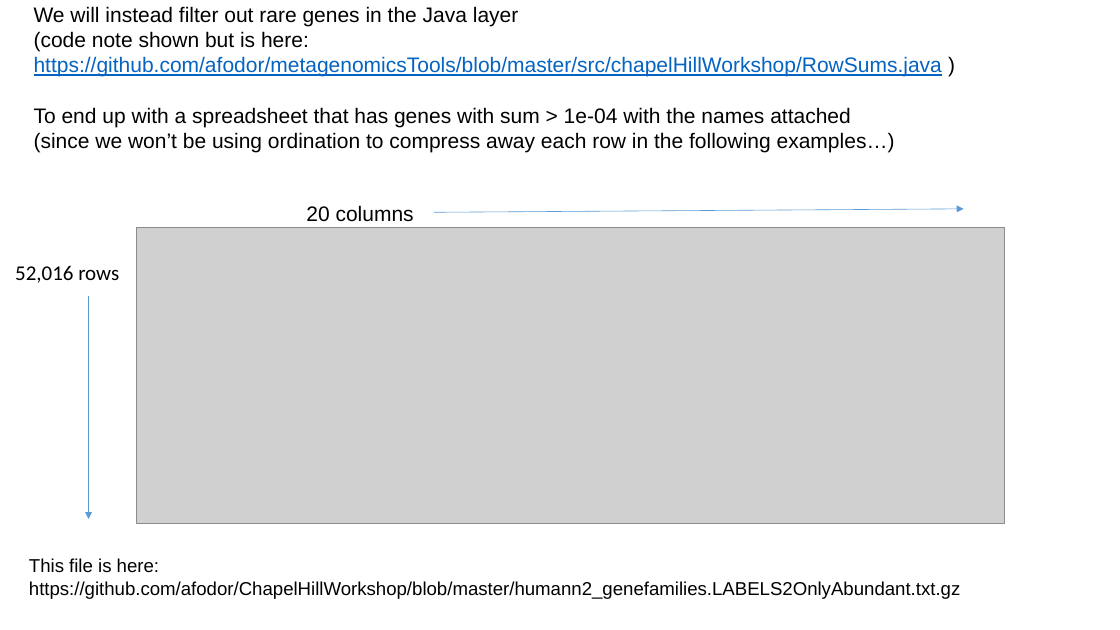
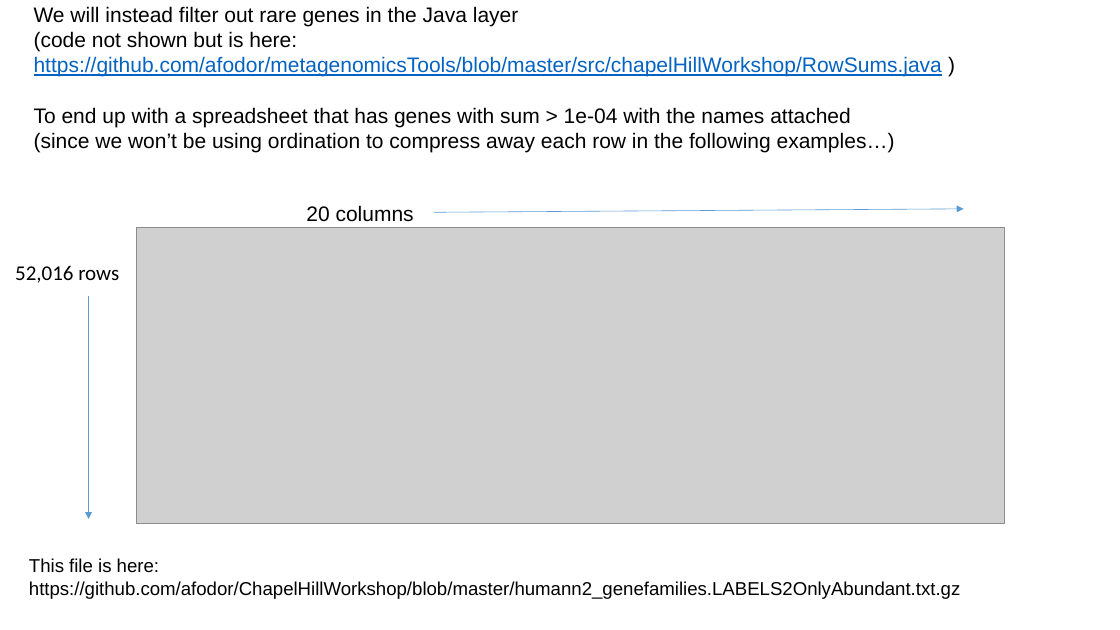
Before and after one commit to afodor/afodor.github.io, a slide deck: slide 36 of classes/ChapelHill2016/ChapelHillWorkshop_Fodor.pptx. Drawn at 1120x630 pixels with LibreOffice and Linux fonts; fonts in the diff are those of the drawing; grey boxes stand for pictures. Boxes give left, top, right and bottom in pixels: in the first picture for what was removed or moved away, otherwise in the second. Text is boxed around its words. In the diff, an @@ line names an element or a change of style, - is before the commit and + after.

```diff
--- a/classes/ChapelHill2016/ChapelHillWorkshop_Fodor.pptx
+++ b/classes/ChapelHill2016/ChapelHillWorkshop_Fodor.pptx
@@ text at [34, 31, 297, 51]: text changed @@
-(code note shown but is here:
+(code not shown but is here:
```
Also in this commit, not shown: 2 other slides changed, 5 slides added, 2 slides removed.
